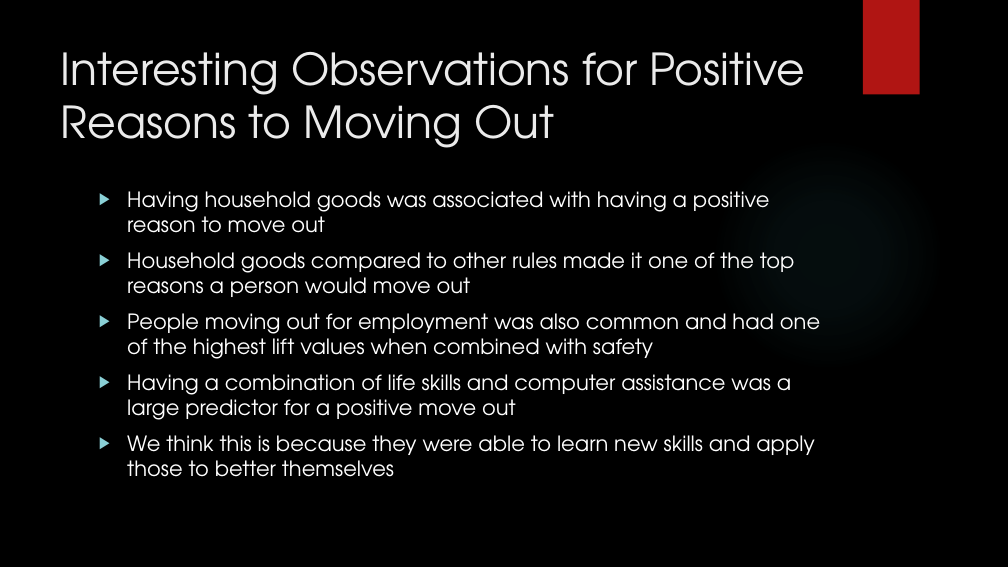
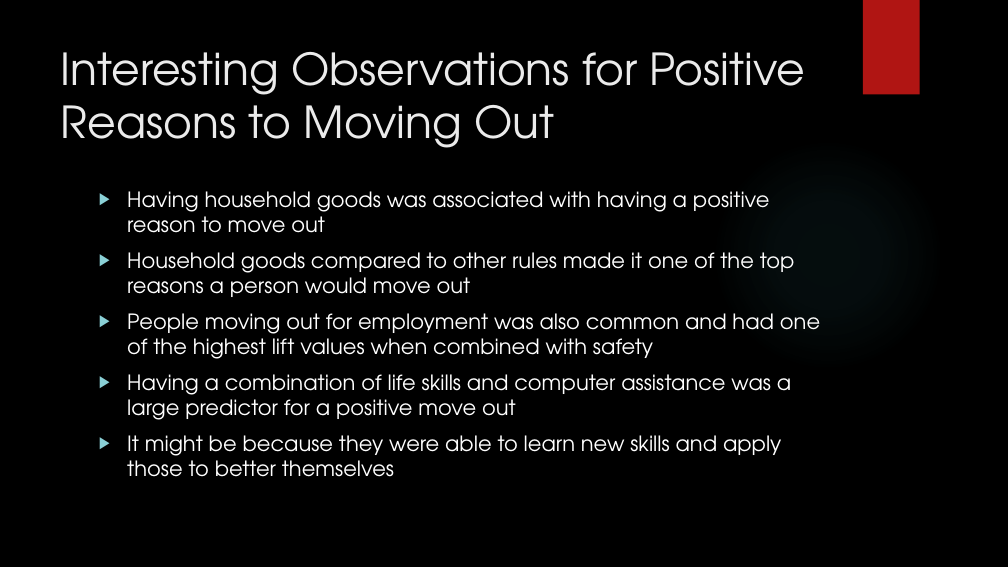
Before and after one commit to mikiwieczorek/Decision-Tree-Classification-Model, a slide deck: slide 6 of Aeon/Aeon_Project.pptx. Drawn at 1008x567 pixels with LibreOffice and Linux fonts; fonts in the diff are those of the drawing; background and template pictures are left out. Boxes give left, top, right and bottom in pixels: in the first picture for what was removed or moved away, otherwise in the second. Text is boxed around its words. In the diff, an @@ line names an element or a change of style, - is before the commit and + after.

```diff
--- a/Aeon/Aeon_Project.pptx
+++ b/Aeon/Aeon_Project.pptx
@@ text at bbox=[127, 435, 782, 477]: text changed @@
-▶ We think this is because they were able to learn new skills and apply those to better themselves
+▶ It might be because they were able to learn new skills and apply those to better themselves
```
Also in this commit, not shown: 4 other slides changed.
